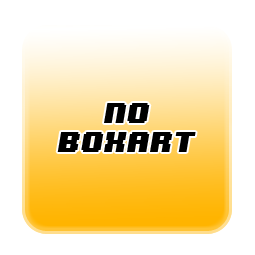
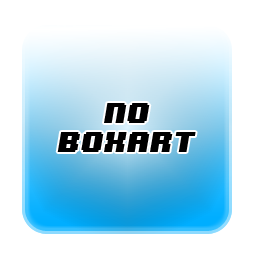
Comparing the layer stacks of the two w=255, h=255 images. Changes:
renamed "Layer 1" to "Layer 1 copy", hid it over [22, 25, 232, 234]
added layer "Layer 4" above "Shape 1" over [22, 25, 232, 234]
